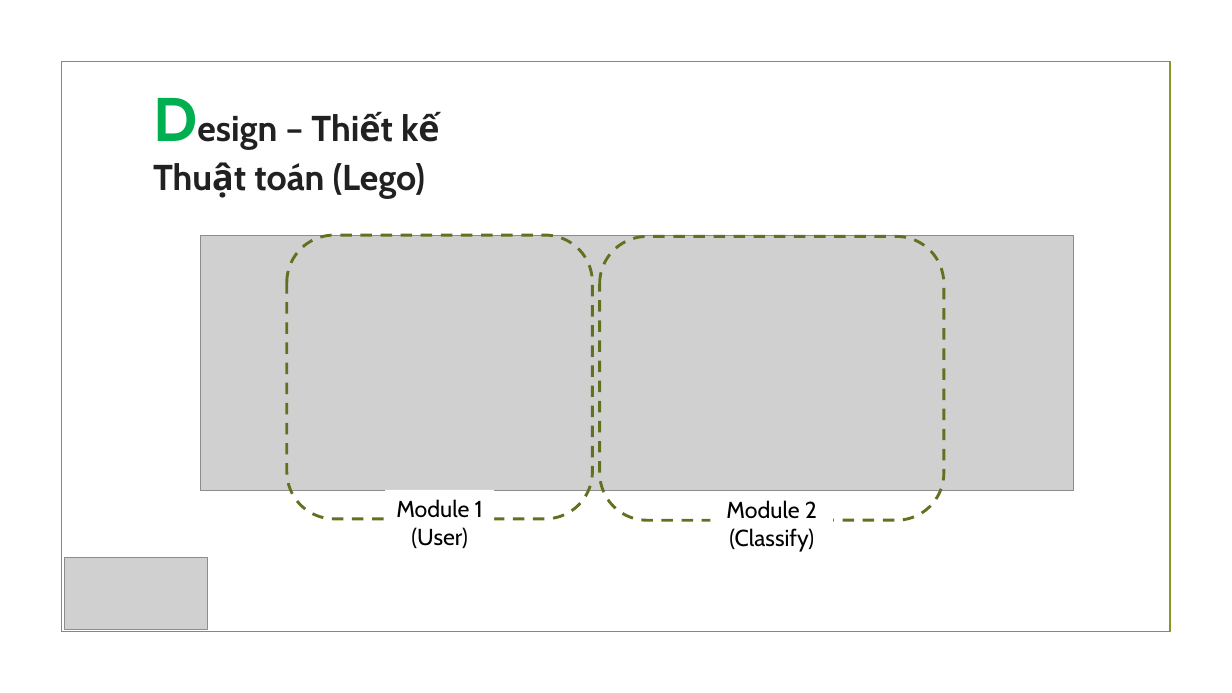
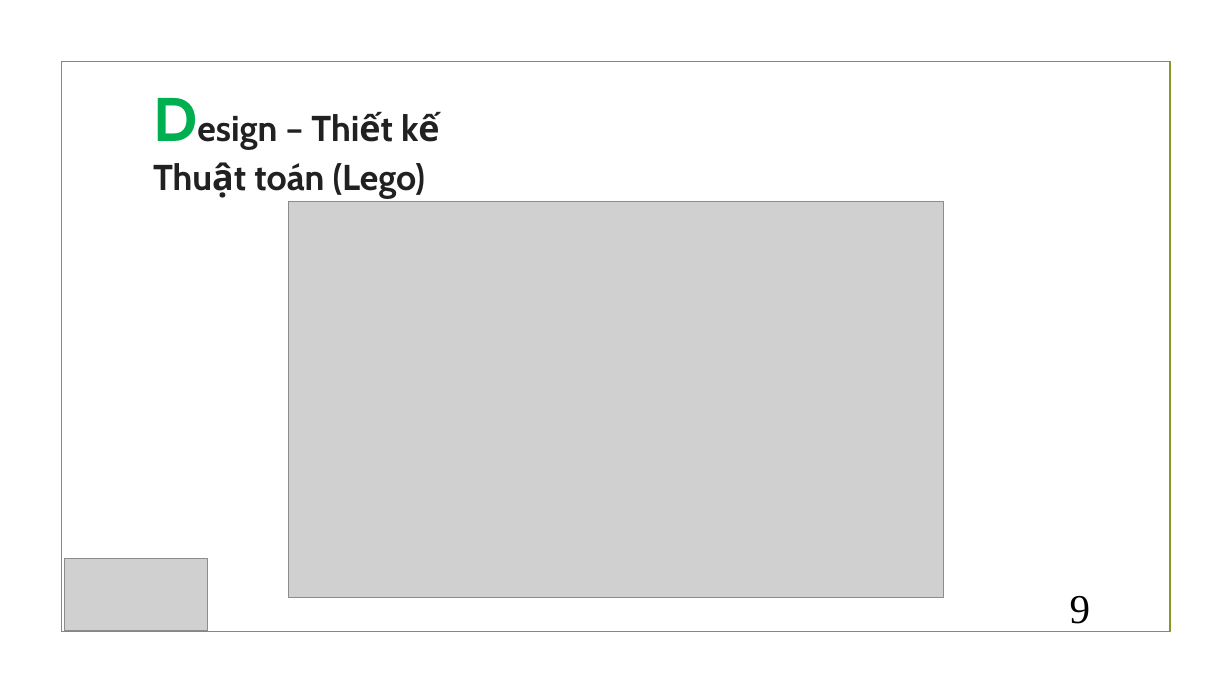
Before and after one commit to thinnguyen625/Project_lego, a slide deck: slide 9 of Presentation.pptx. Drawn at 1232x693 pixels with LibreOffice and Linux fonts; fonts in the diff are those of the drawing; grey boxes stand for pictures; background and template pictures are left out. Boxes give left, top, right and bottom in pixels: in the first picture for what was removed or moved away, otherwise in the second. Text is boxed around its words. In the diff, an @@ line names an element or a change of style, - is before the commit and + after.

```diff
--- a/Presentation.pptx
+++ b/Presentation.pptx
@@ picture: place and size @@
-picture at [201,236,1074,491]
+picture at [288,201,944,597]
@@ rounded rectangle removed at [287,235,592,518] @@
@@ rounded rectangle removed at [600,237,944,520] @@
@@ text removed at [396,499,483,548] @@
-Module 1
-(User)
@@ rectangle removed at [711,491,834,556] @@
-Module 2
-(Classify)
@@ page number added at [1070,595,1091,624], 32 pt, text #000000 @@
+9
```
Also in this commit, not shown: 14 other slides changed, 2 slides added, 1 other file.
